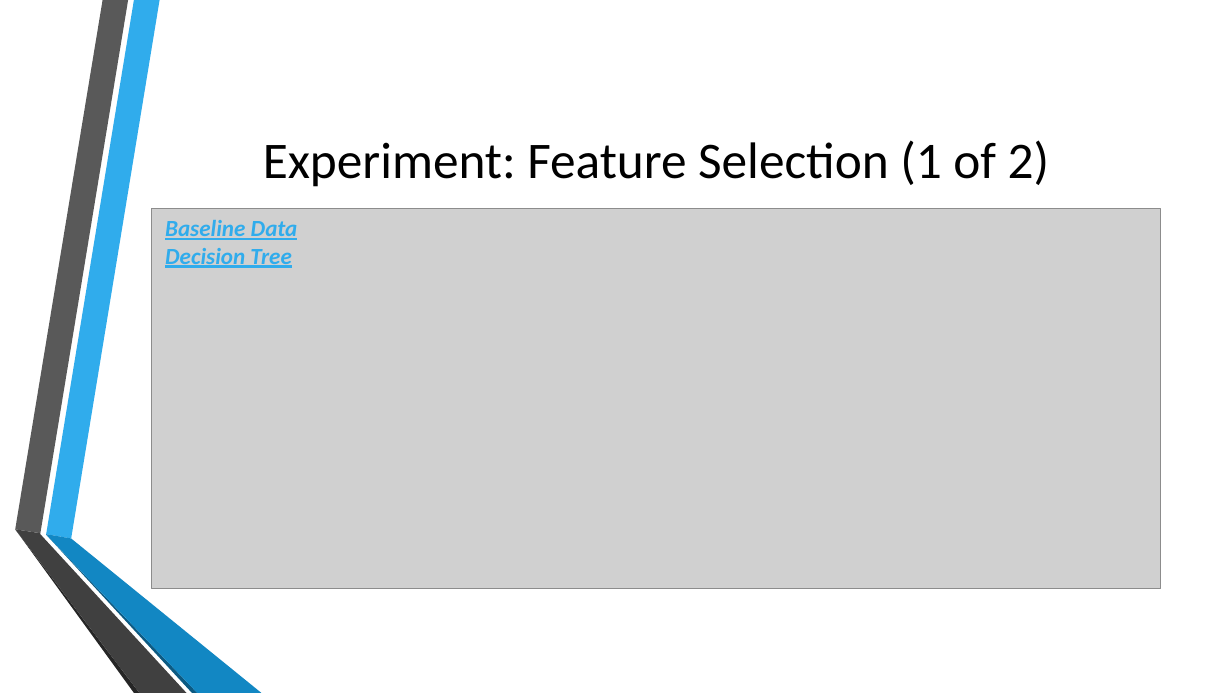
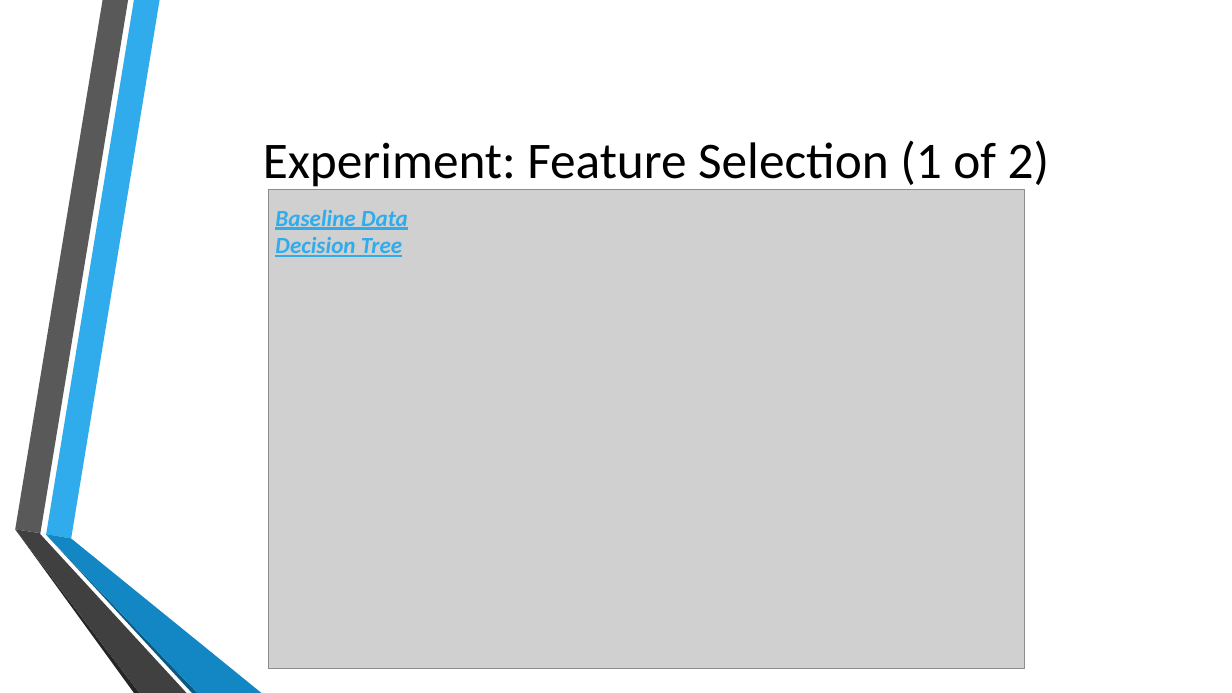
Before and after one commit to jb08/credit_card_default_ML, a slide deck: slide 8 of Predicting_Credit_Card_defaults.pptx. Drawn at 1232x693 pixels with LibreOffice and Linux fonts; fonts in the diff are those of the drawing; grey boxes stand for pictures; background and template pictures are left out. Boxes give left, top, right and bottom in pixels: in the first picture for what was removed or moved away, otherwise in the second. Text is boxed around its words. In the diff, an @@ line names an element or a change of style, - is before the commit and + after.

```diff
--- a/Predicting_Credit_Card_defaults.pptx
+++ b/Predicting_Credit_Card_defaults.pptx
@@ text "Baseline Data": place and size @@
-text "Baseline Data" at [165,220,298,268]
+text "Baseline Data" at [275,210,408,257]
@@ picture: place and size @@
-picture at [152,209,1161,590]
+picture at [269,189,1025,669]
```
Also in this commit, not shown: 7 other slides changed, 9 other files.
